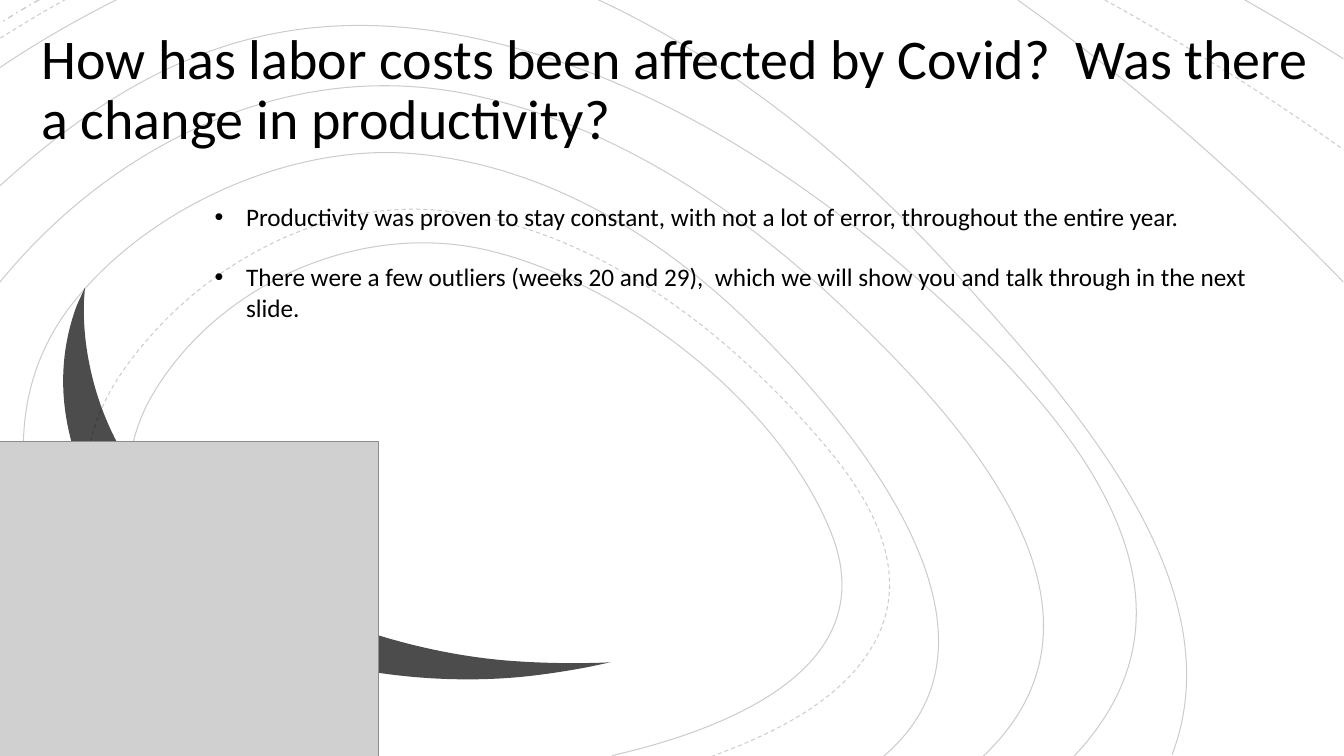
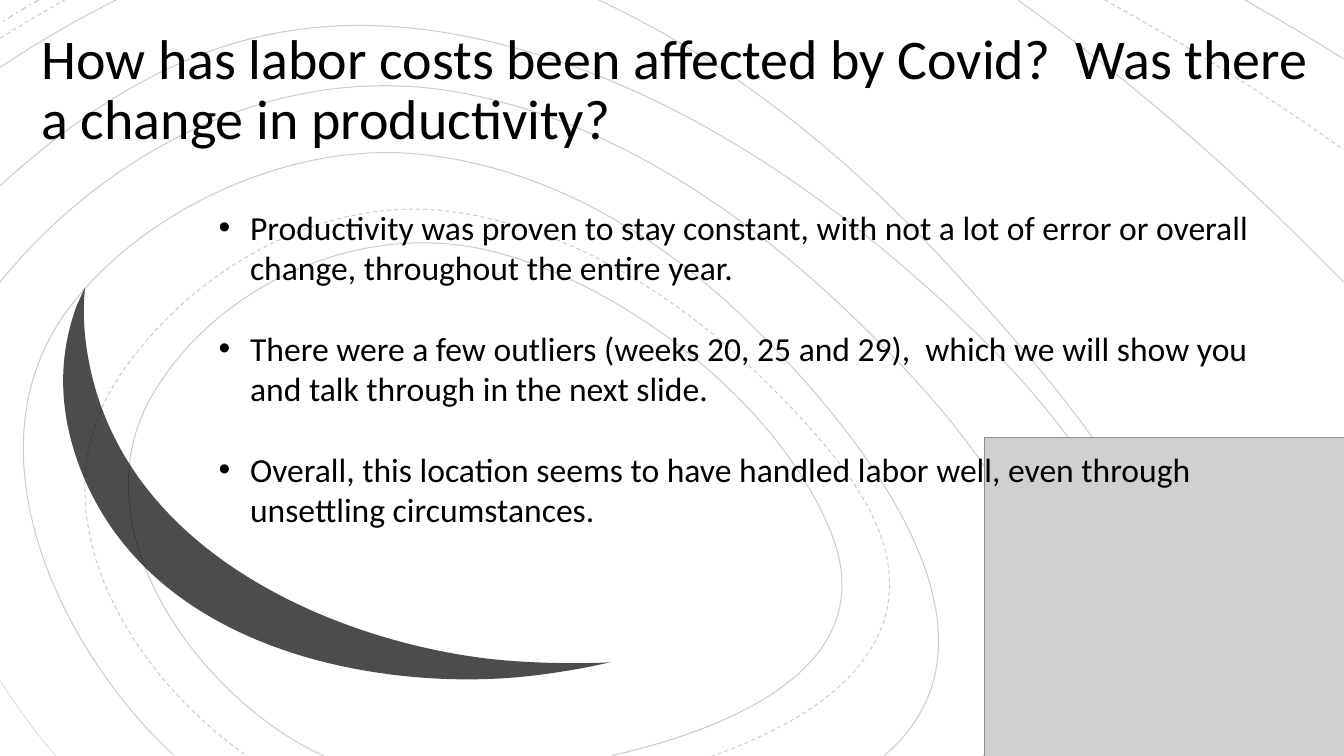
Before and after one commit to East-Coast-Collaboration/Final-Project, a slide deck: slide 10 of Presentation.pptx. Drawn at 1344x756 pixels with LibreOffice and Linux fonts; fonts in the diff are those of the drawing; grey boxes stand for pictures. Boxes give left, top, right and bottom in pixels: in the first picture for what was removed or moved away, otherwise in the second. Text is boxed around its words. In the diff, an @@ line names an element or a change of style, - is before the commit and + after.

```diff
--- a/Presentation.pptx
+++ b/Presentation.pptx
@@ text at box(250, 212, 1248, 528): text changed; size 18 to 24 pt @@
-• Productivity was proven to stay constant, with not a lot of error, throughout the entire year.
-• There were a few outliers (weeks 20 and 29), which we will show you and talk through in the next slide.
+• Productivity was proven to stay constant, with not a lot of error or overall change, throughout the entire year.
+• There were a few outliers (weeks 20, 25 and 29), which we will show you and talk through in the next slide.
+• Overall, this location seems to have handled labor well, even through unsettling circumstances.
@@ picture: place and size @@
-picture at box(0, 442, 379, 756)
+picture at box(985, 438, 1344, 756)
@@ freeform shape added at box(0, 682, 55, 756), outline #000000 0.38 pt @@
```
Also in this commit, not shown: 1 other slide changed, 2 slides added, 3 slides removed, 2 other files.
